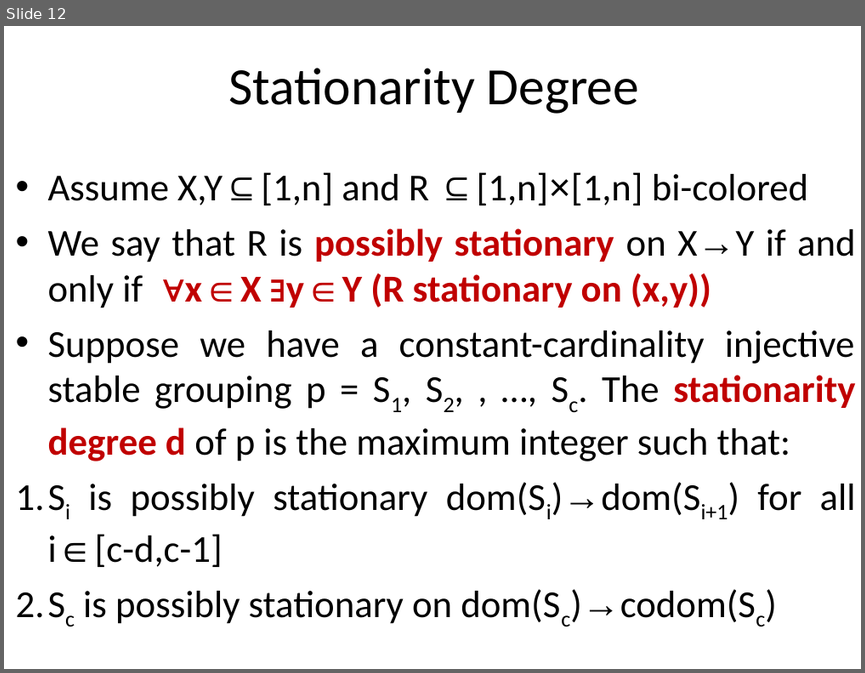
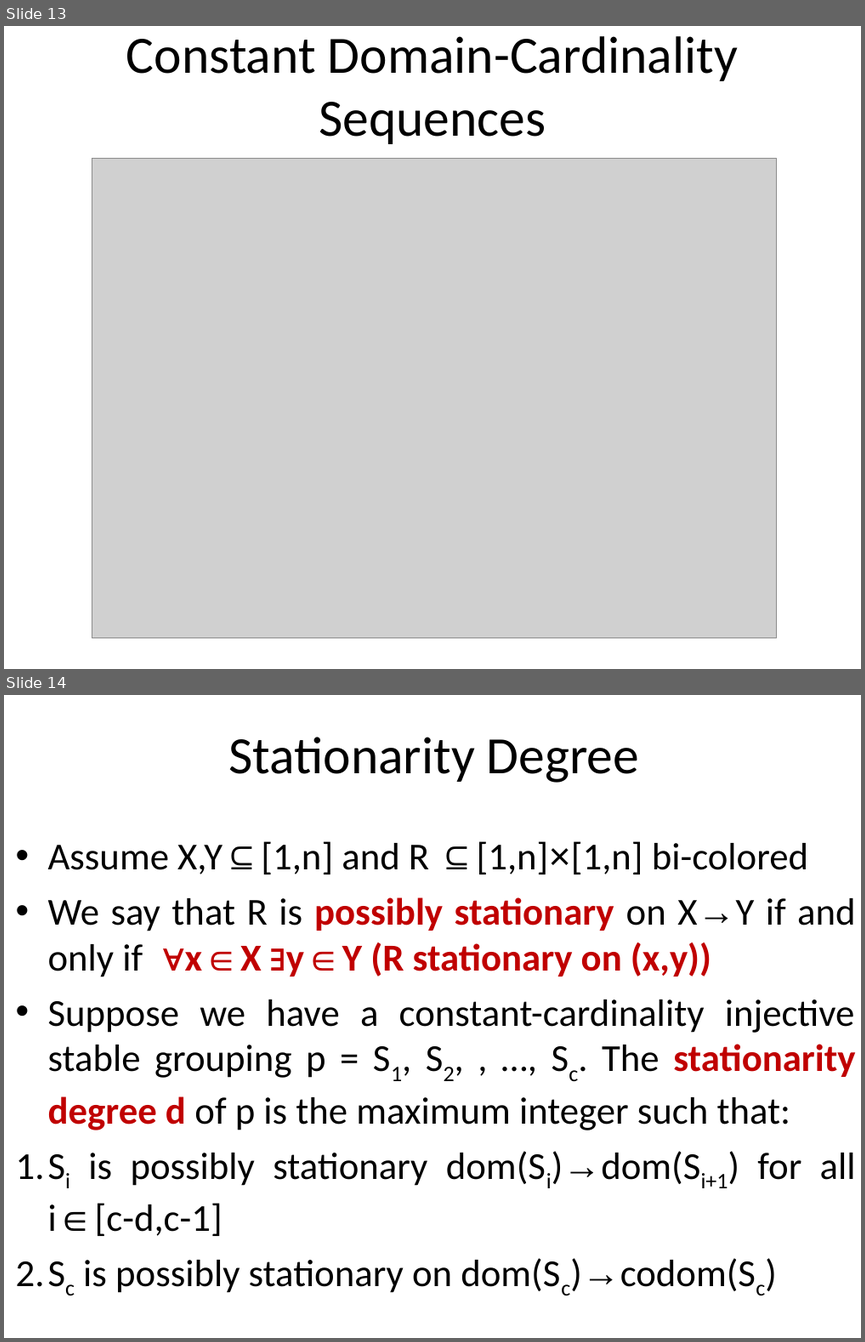
Before and after one commit to stefanoangeloberardi/GTC-injective, a slide deck: PDF/20260219-FUEFUKI24-Isawa Onsen-Injectivity-Slides.ppt. Shown one above the other, each under a label of ours: slide 12 before the commit, slides 13 and 14 after it. The pictures are 865x673 and 865x1342 pixels, drawn with LibreOffice and Linux fonts; fonts in the diff are those of the drawing; grey boxes stand for pictures. Boxes give left, top, right and bottom in pixels: in the first picture for what was removed or moved away, otherwise in the second. Text is boxed around its words. In the diff, an @@ line names an element or a change of style, - is before the commit and + after.

```diff
--- a/PDF/20260219-FUEFUKI24-Isawa Onsen-Injectivity-Slides.ppt
+++ b/PDF/20260219-FUEFUKI24-Isawa Onsen-Injectivity-Slides.ppt
@@ slide 13 added at <box>4,26,861,669</box>, background #FFFFFF @@
@@ title added at <box>126,36,738,144</box>, 44 pt, text #000000 @@
+Constant Domain-Cardinality Sequences
@@ picture added at <box>92,159,777,638</box> @@
@@ what was slide 12 is now slide 14 @@
```
Also in this commit, not shown: 7 slides changed, 1 other slide added.
